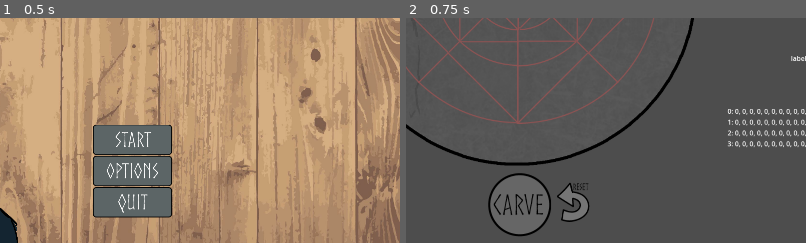
Above: before the commit, frames 1-2 (left to right).
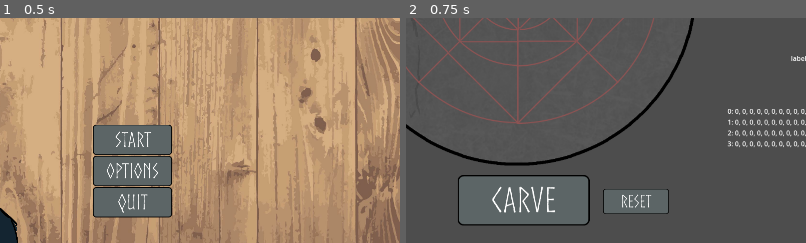
Above: after the commit, the same moments.

Repository: jeepy33/Spellcarver
Game: Godot game, scene res://src/scenes/main.tscn
Two runs of this game, one before a commit and one after it. Both use one fixed random seed, a clock stepped at 60 frames per second and the inputs below.
Inputs (mouse positions are % of the whole screen's width and height, from its top left):
- Up to frame 1 (0.5 s): no input
- Up to frame 2 (0.75 s): click (54, 84) at 0.5 s
The pictures show only the part of the screen within x 37-87%, y 50-100%; the shares and areas given below are measured in that part.

Frame 1 is identical in both runs. In frame 2, 7.4% of the frame differs, in the area x 13-66%, y 68-97%.

Commit message:
button reformat

Diff:
--- a/src/scenes/rune.tscn
+++ b/src/scenes/rune.tscn
@@ -67,7 +67,7 @@
 [ext_resource type="Texture2D" uid="uid://dkg3kjuarf7am" path="res://assets/UI/carve_button_down.png" id="65_x6mqk"]
 [ext_resource type="Texture2D" uid="uid://cwy5ei868kxx7" path="res://assets/UI/carve_button_hover.png" id="66_nwg0d"]
 [ext_resource type="Texture2D" uid="uid://b18ax7w4cvupw" path="res://assets/UI/reset_button_up.png" id="67_rx3k1"]
-[ext_resource type="Texture2D" uid="uid://oqnx3m1kekq3" path="res://assets/UI/reset_button_pressed.png" id="68_0560w"]
+[ext_resource type="Texture2D" uid="uid://qah8dv2x7o48" path="res://assets/UI/reset_button_down.png" id="68_yeqxi"]
 [ext_resource type="Texture2D" uid="uid://blrfpoqs2ofkc" path="res://assets/UI/reset_button_hover.png" id="69_psh7d"]
 
 [node name="rune" type="Node"]
@@ -1249,24 +1249,24 @@
 horizontal_alignment = 1
 
 [node name="carve_rune" type="TextureButton" parent="."]
-offset_left = 912.0
-offset_top = 912.0
-offset_right = 1039.0
-offset_bottom = 1039.0
-scale = Vector2(1.2, 1.2)
+offset_left = 839.0
+offset_top = 917.0
+offset_right = 1160.0
+offset_bottom = 1044.0
 mouse_default_cursor_shape = 2
 texture_normal = ExtResource("64_oiiv3")
 texture_pressed = ExtResource("65_x6mqk")
 texture_hover = ExtResource("66_nwg0d")
 
 [node name="reset" type="TextureButton" parent="."]
-offset_left = 1077.0
-offset_top = 934.0
-offset_right = 1204.0
-offset_bottom = 1061.0
+offset_left = 1188.0
+offset_top = 950.0
+offset_right = 1515.0
+offset_bottom = 1077.0
+scale = Vector2(0.5, 0.5)
 mouse_default_cursor_shape = 2
 texture_normal = ExtResource("67_rx3k1")
-texture_pressed = ExtResource("68_0560w")
+texture_pressed = ExtResource("68_yeqxi")
 texture_hover = ExtResource("69_psh7d")
 
 [connection signal="toggled" from="rune_guide/quadrant_one/0" to="." method="_on_0_toggled"]
Binary file changed: assets/UI/carve_button_down.png
Binary file changed: assets/UI/carve_button_hover.png
Binary file changed: assets/UI/carve_button_up.png
Binary file added: assets/UI/reset_button_down.png
Not shown, added: assets/UI/reset_button_down.png.import
Binary file changed: assets/UI/reset_button_hover.png
Binary file changed: assets/UI/reset_button_up.png
